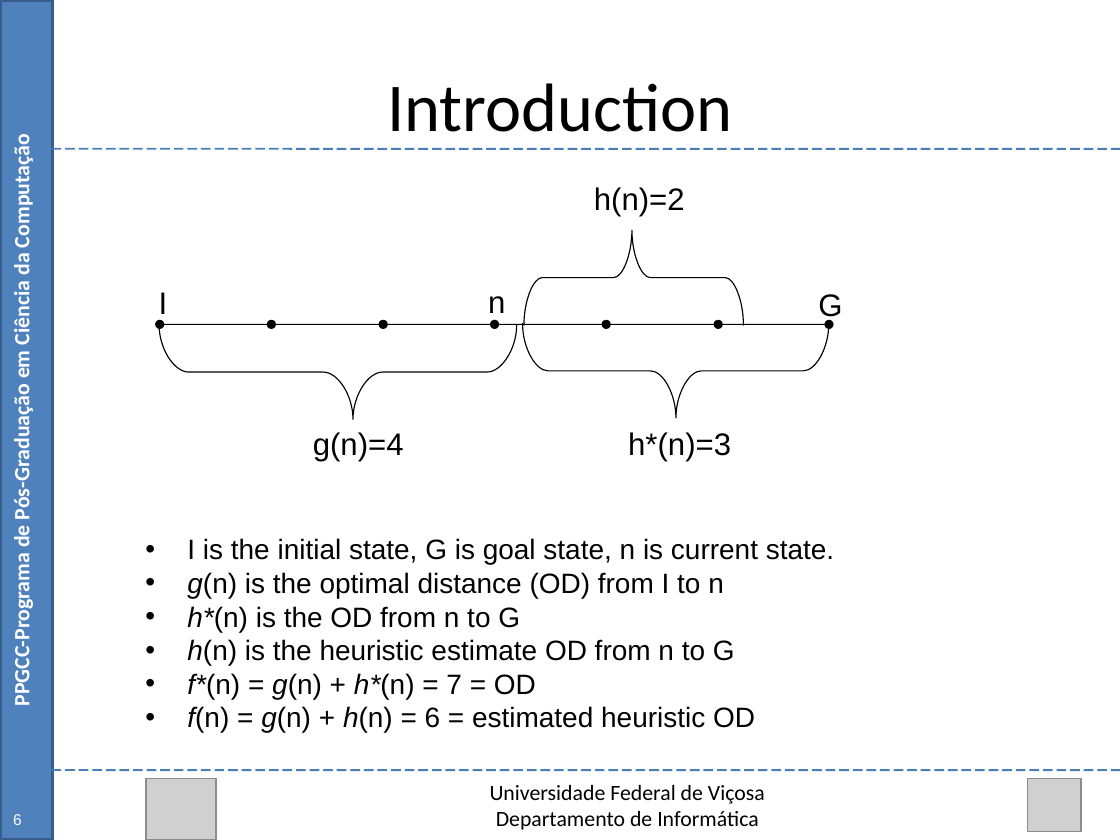
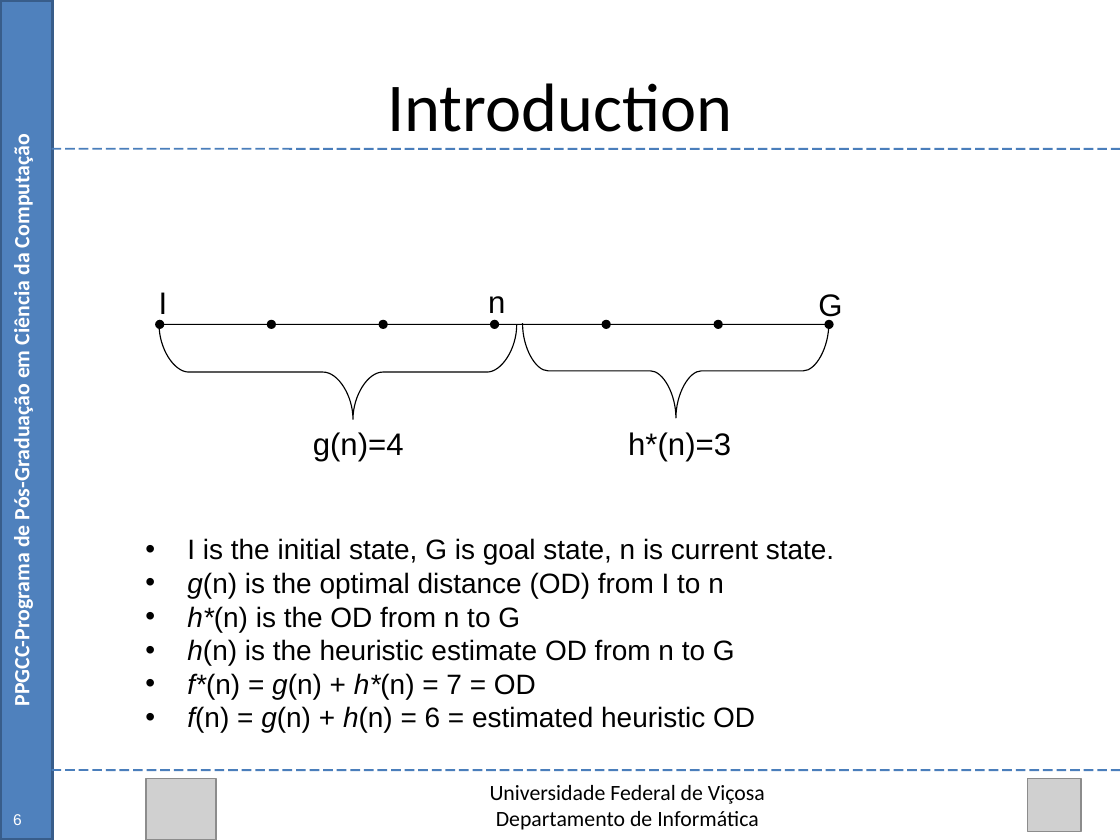
Before and after one commit to Marvinsky/research-marvin, a slide deck: slide 6 of latex/odp/selection heuristics.odp. Drawn at 1120x840 pixels with LibreOffice and Linux fonts; fonts in the diff are those of the drawing; grey boxes stand for pictures. Boxes give left, top, right and bottom in pixels: in the first picture for what was removed or moved away, otherwise in the second. Text is boxed around its words. In the diff, an @@ line names an element or a change of style, - is before the commit and + after.

```diff
--- a/latex/odp/selection heuristics.odp
+++ b/latex/odp/selection heuristics.odp
@@ text removed at [594,187,685,216] @@
-h(n)=2
@@ freeform shape removed at [525,230,744,325] @@
```
Also in this commit, not shown: 1 slide removed.
